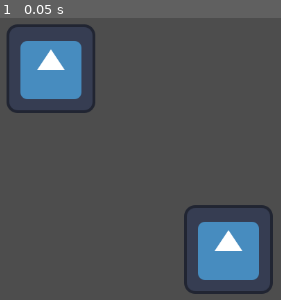
Above: before the commit, frame 1.
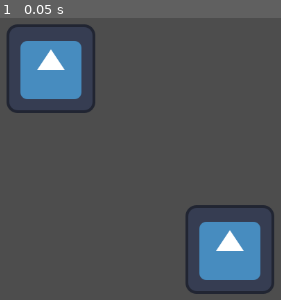
Above: after the commit, the same moment.

Repository: mir4na/testing
Game: Godot game, scene res://world.tscn
The game is run twice, just before and just after one commit, with the same random seed, the same clock (stepped at 60 frames per second) and the same inputs. The project has no main scene, so this scene is started directly. The engine's default icon, where the game draws it, is replaced by a stand-in: a white triangle on a blue panel in a dark square.
Inputs:
- Up to frame 1 (0.05 s): no input

The runs differ from the first frame. In frame 1, 0.8% of the frame differs, in the area x 65-98%, y 66-98%.

Commit message:
change pos

Diff:
--- a/world.tscn
+++ b/world.tscn
@@ -12,11 +12,11 @@
 [node name="StaticBody2D" type="StaticBody2D" parent="." unique_id=1837447896]
 
 [node name="Icon" type="Sprite2D" parent="StaticBody2D" unique_id=1729217966]
-position = Vector2(700, 432)
+position = Vector2(702, 432)
 texture = ExtResource("1_f3sb7")
 
 [node name="CollisionShape2D" type="CollisionShape2D" parent="StaticBody2D" unique_id=379867541]
-position = Vector2(705.25, 430.25)
+position = Vector2(721.25, 430.25)
 shape = SubResource("RectangleShape2D_fj7yv")
 
 [node name="Player" parent="." unique_id=1416762119 instance=ExtResource("2_fj7yv")]
